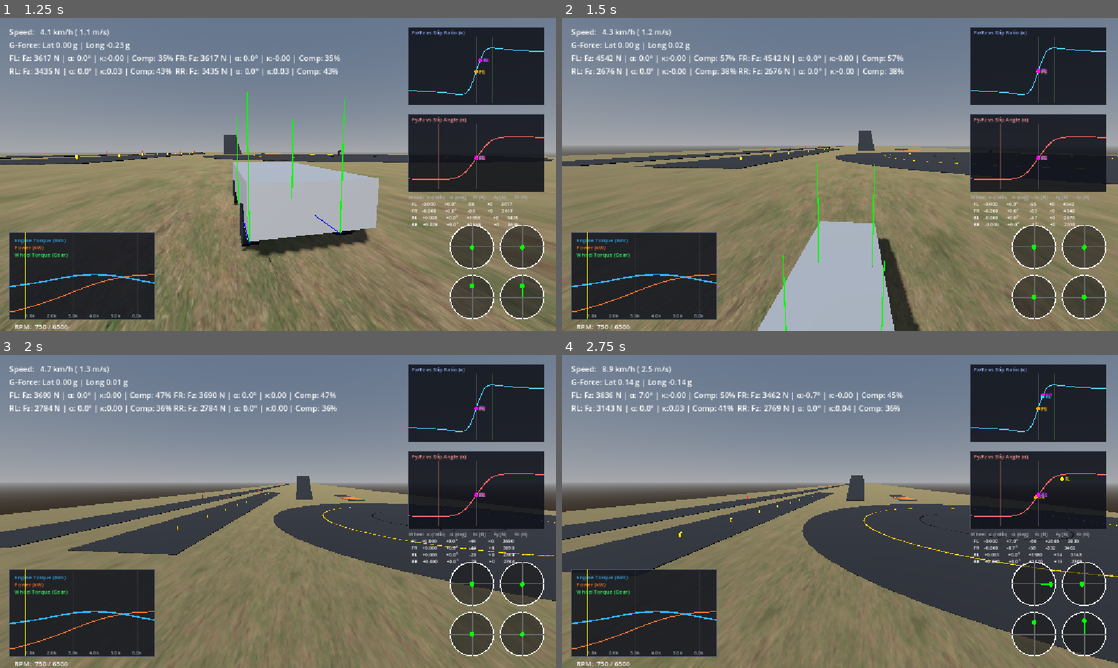
Above: before the commit, frames 1-4 (two rows, left to right).
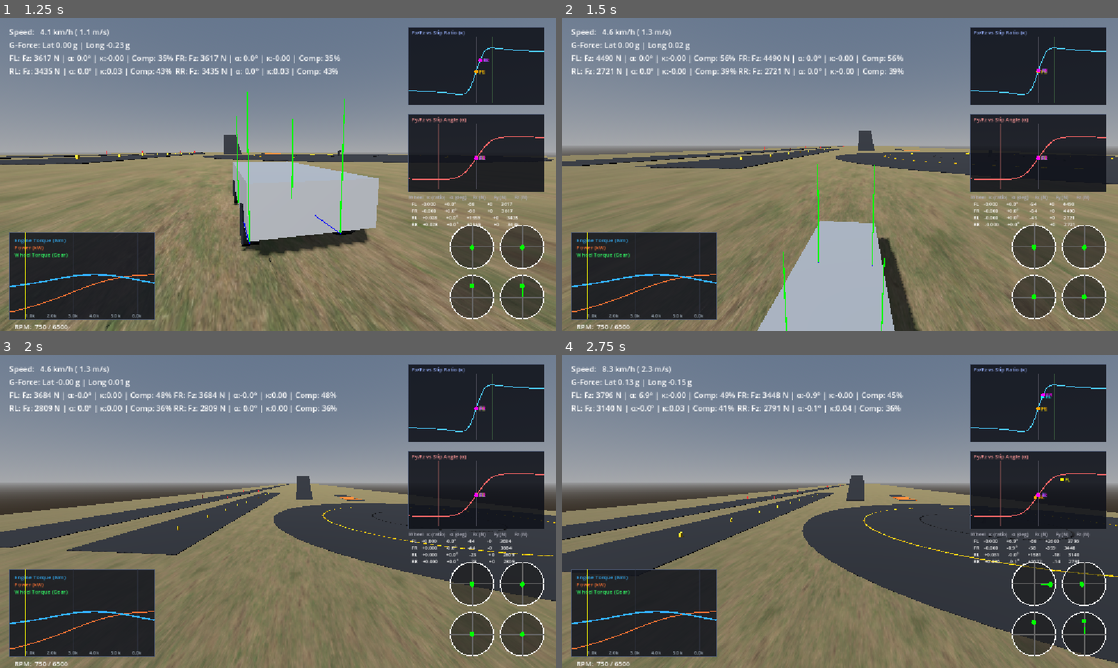
Above: after the commit, the same moments.

Repository: RealAbdurRehman/grounded
Game: Godot game, scene res://scenes/world/world.tscn
Two runs of this game, one before a commit and one after it. Both use one fixed random seed, a clock stepped at 60 frames per second and the inputs below.
Inputs (mouse positions are in pixels of both pictures, inside the frame that each line leads up to):
- Up to frame 1 (1.25 s): tap Enter at 0.5 s; move the mouse to (305, 174) at 0.52 s; hold E (gear_up) from 0.53 s (still down); hold W (throttle) from 0.53 s (still down); click (305, 174) at 0.67 s
- Up to frame 2 (1.5 s): keep holding E (gear_up); move the mouse to (812, 174) at 1.27 s; release W (throttle) at 1.28 s; tap V (camera_mode) at 1.35 s
- Up to frame 3 (2 s): keep holding E (gear_up); tap W (throttle) at 1.55 s
- Up to frame 4 (2.75 s): move the mouse to (895, 442) at 2.02 s; release E (gear_up) at 2.03 s; hold D (steer_right) from 2.03 s (still down); hold W (throttle) from 2.03 s (still down)

Frame 1 is identical in both runs. In frame 2, 0.4% of the frame differs, in the area x 1-100%, y 3-100%; in frame 3, 0.8%, in the area x 2-100%, y 3-79%; in frame 4, 0.7%.

Commit message:
Add throttle input smoothing

Diff:
--- a/scripts/vehicle/configs/chassis.gd
+++ b/scripts/vehicle/configs/chassis.gd
@@ -12,6 +12,8 @@
 @export var brake_pedal_rate: float = 4.0
 @export var brake_overrides_throttle: bool = true
 
+@export var throttle_ramp_speed: float = 6.0
+
 @export var max_steer_angle_deg: float = 32.0
 
 ## In square meters.
--- a/scripts/vehicle/vehicle.gd
+++ b/scripts/vehicle/vehicle.gd
@@ -69,7 +69,14 @@
 	var override: float = 0.0
 	if config.brake_overrides_throttle:
 		override = clampf((brake_input - 0.1) / 0.3, 0.0, 1.0)
-	throttle_input = throttle_target * (1.0 - override)
+
+	var final_throttle_target: float = throttle_target * (1.0 - override)
+
+	var throttle_rate: float = config.throttle_ramp_speed
+	if final_throttle_target < throttle_input:
+		throttle_rate *= 2.0
+
+	throttle_input = move_toward(throttle_input, final_throttle_target, delta * throttle_rate)
 
 	var target_steer := Input.get_action_strength("steer_left") - Input.get_action_strength(
 		"steer_right"
